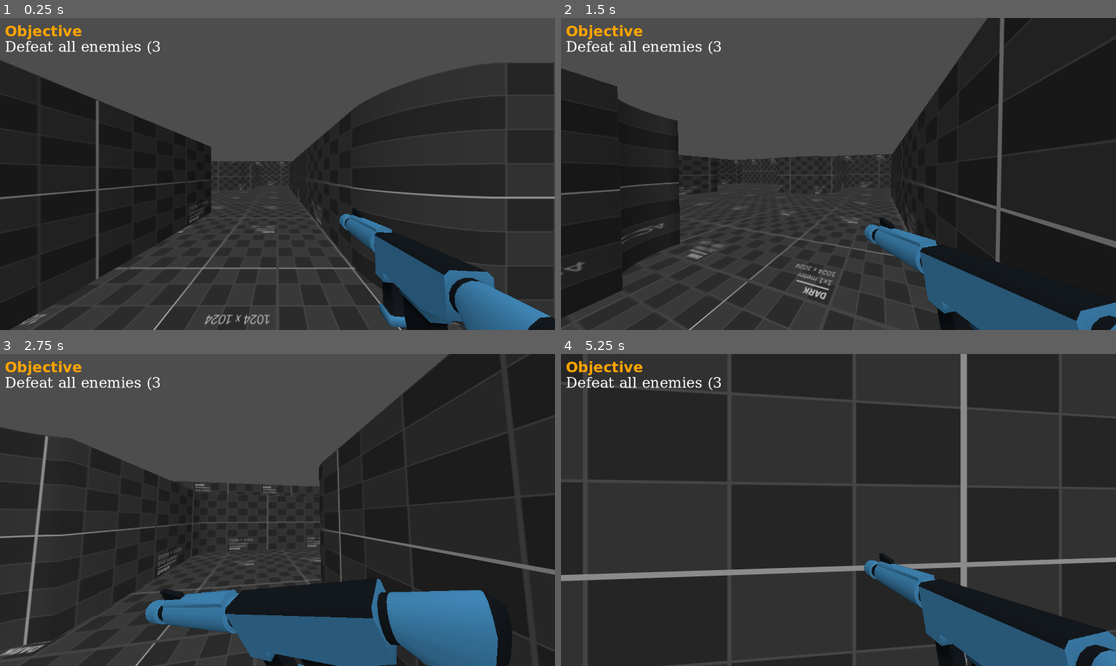
Above: before the commit, frames 1-4 (two rows, left to right).
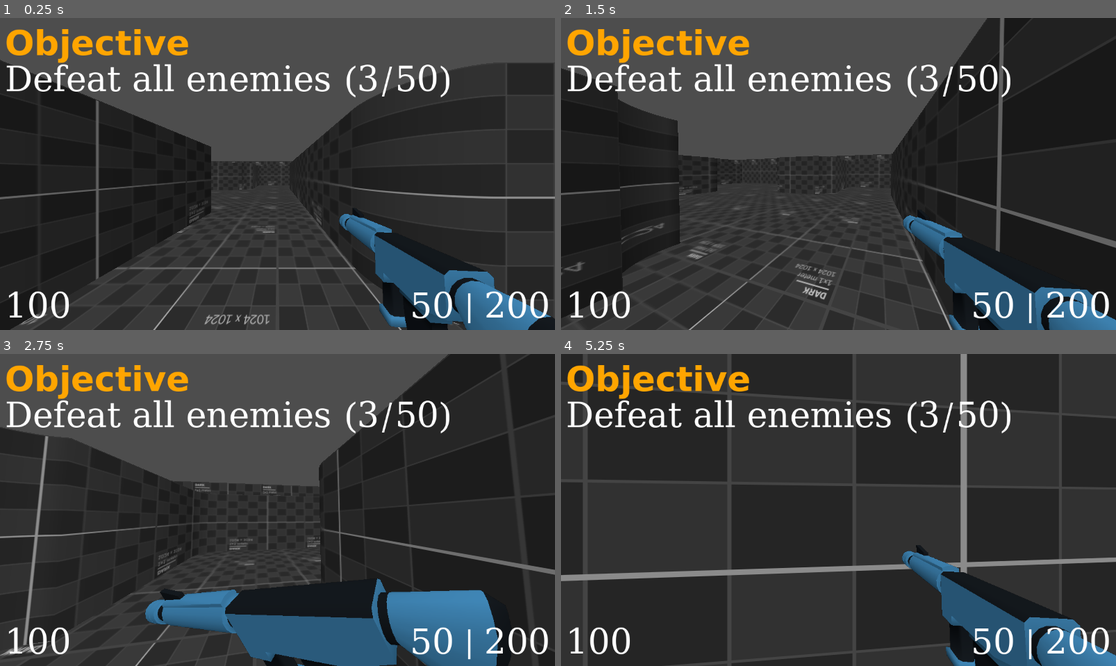
Above: after the commit, the same moments.

Repository: dairycultist/MyTinyGame
Game: Godot game, scene res://world.tscn
Two runs of this game, one before a commit and one after it. Both use one fixed random seed, a clock stepped at 60 frames per second and the inputs below.
Inputs (mouse positions are in pixels of both pictures, inside the frame that each line leads up to):
- Up to frame 1 (0.25 s): no input
- Up to frame 2 (1.5 s): tap Enter (ui_accept) at 0.5, 0.77 s; move the mouse to (866, 174) at 0.52 s; hold W (walk_up) from 0.53 s (still down); click (866, 174) at 0.67 s; move the mouse to (810, 174) at 1.27 s; click (810, 174) at 1.42 s
- Up to frame 3 (2.75 s): keep holding W (walk_up); tap Enter (ui_accept) at 1.52 s; move the mouse to (288, 503) at 2.02 s; click (288, 503) at 2.17 s
- Up to frame 4 (5.25 s): keep holding W (walk_up); move the mouse to (832, 516) at 2.77 s; click (832, 516) at 2.92 s; tap Enter (ui_accept) at 3.02, 3.77, 4.52 s; move the mouse to (877, 513) at 3.52 s; click (877, 513) at 3.67 s; move the mouse to (794, 506) at 4.27 s; click (794, 506) at 4.42 s; move the mouse to (844, 510) at 5.02 s; click (844, 510) at 5.17 s

The runs differ from the first frame. In frame 1, 4.8% of the frame differs, in the area x 0-99%, y 2-98%; in frame 2, 9.5%; in frame 3, 4.8%; in frame 4, 10%, in the area x 0-100%, y 2-100%.

Commit message:
Gun sounds

Diff:
--- a/control_theme.tres
+++ /dev/null
@@ -1,4 +0,0 @@
-[gd_resource type="SystemFont" format=3 uid="uid://dja0qi8solsqu"]
-
-[resource]
-font_names = PackedStringArray("Tw Cen MT", "Monospace")
--- /dev/null
+++ b/new_theme.tres
@@ -0,0 +1,8 @@
+[gd_resource type="Theme" load_steps=2 format=3 uid="uid://cp2y1w0do1rye"]
+
+[sub_resource type="SystemFont" id="SystemFont_j2q5q"]
+font_names = PackedStringArray("Tw Cen MT", "Monospace")
+
+[resource]
+default_font = SubResource("SystemFont_j2q5q")
+default_font_size = 72
--- a/player_controller.gd
+++ b/player_controller.gd
@@ -3,6 +3,13 @@
 @export var mouse_sensitivity := 0.3
 @export var drag := 8
 @export var accel := 50
+
+@export_group("Gun")
+@export var firerate := 12
+@export var max_clip_ammo := 50
+@export var max_reserve_ammo := 200
+
+var gunshotCooldown = 0.0
 
 func _ready() -> void:
 	Input.set_mouse_mode(Input.MOUSE_MODE_CAPTURED)
@@ -13,6 +20,15 @@
 	if (position.y < -1):
 		position = Vector3.ZERO
 		velocity = Vector3.ZERO
+
+	if gunshotCooldown < 0:
+
+		if Input.is_mouse_button_pressed(MOUSE_BUTTON_LEFT):
+			$AudioGunshot.play()
+			gunshotCooldown = 1.0 / firerate
+
+	else:
+		gunshotCooldown -= delta
 
 	# movement
 	var input_dir := Input.get_vector("walk_left", "walk_right", "walk_up", "walk_down")
--- a/rifle_animator.gd
+++ b/rifle_animator.gd
@@ -19,11 +19,11 @@
 		0.0
 	)
 
+	run_fac = lerp(run_fac, run_amount, delta * 15);
+
 	if Input.is_mouse_button_pressed(MOUSE_BUTTON_LEFT):
 		run_fac = 0.0
 		shoot_pos_offset.z = RandomNumberGenerator.new().randf_range(0.0, 0.1)
-
-	run_fac = lerp(run_fac, run_amount, delta * 15);
 
 	position = lerp(
 		SHOOT_POS + shoot_pos_offset,
--- a/world.tscn
+++ b/world.tscn
@@ -3,10 +3,11 @@
 [ext_resource type="Script" uid="uid://dviwqlr1dron" path="res://player_controller.gd" id="1_fj7yv"]
 [ext_resource type="ArrayMesh" uid="uid://ctcotpe6cih6u" path="res://rifle.obj" id="2_aqk2v"]
 [ext_resource type="ArrayMesh" uid="uid://ba6s25wymtm30" path="res://arena/arena.obj" id="2_fj7yv"]
+[ext_resource type="AudioStream" uid="uid://dyf71o0e2k60a" path="res://gunshot.wav" id="2_gbfbk"]
 [ext_resource type="Material" uid="uid://cie6t88ijg23m" path="res://arena/debug.tres" id="3_aqk2v"]
 [ext_resource type="Shader" uid="uid://bu0cy2qpwrka2" path="res://shaders/material.gdshader" id="3_tlwt5"]
 [ext_resource type="Script" uid="uid://bdrdadre31akg" path="res://rifle_animator.gd" id="6_dwbse"]
-[ext_resource type="SystemFont" uid="uid://dja0qi8solsqu" path="res://control_theme.tres" id="7_pkg7o"]
+[ext_resource type="Theme" uid="uid://cp2y1w0do1rye" path="res://new_theme.tres" id="7_pkg7o"]
 
 [sub_resource type="CapsuleShape3D" id="CapsuleShape3D_gv5m4"]
 
@@ -25,10 +26,6 @@
 shader_parameter/color = Color(0.322353, 0.675039, 0.919007, 1)
 shader_parameter/uv_scale = 1.0
 
-[sub_resource type="Theme" id="Theme_gbfbk"]
-default_font = ExtResource("7_pkg7o")
-default_font_size = 30
-
 [sub_resource type="SystemFont" id="SystemFont_pkg7o"]
 font_names = PackedStringArray("Tw Cen MT", "Monospace")
 font_weight = 700
@@ -46,6 +43,9 @@
 [node name="Camera3D" type="Camera3D" parent="Player"]
 transform = Transform3D(1, 0, 0, 0, 1, 0, 0, 0, 1, 0, 1.5, 0)
 fov = 100.0
+
+[node name="AudioGunshot" type="AudioStreamPlayer3D" parent="Player"]
+stream = ExtResource("2_gbfbk")
 
 [node name="Arena" type="StaticBody3D" parent="."]
 transform = Transform3D(1, 0, 0, 0, 1, 0, 0, 0, 1, 0.169305, 2.38419e-07, 2.16389)
@@ -87,7 +87,7 @@
 surface_material_override/1 = SubResource("ShaderMaterial_dwbse")
 script = ExtResource("6_dwbse")
 
-[node name="Control" type="Control" parent="."]
+[node name="TopLeft" type="Control" parent="."]
 layout_mode = 3
 anchors_preset = 0
 offset_left = 10.0
@@ -95,14 +95,69 @@
 offset_right = 50.0
 offset_bottom = 50.0
 
-[node name="RichTextLabel" type="RichTextLabel" parent="Control"]
+[node name="RichTextLabel" type="RichTextLabel" parent="TopLeft"]
 layout_mode = 0
-offset_right = 322.0
-offset_bottom = 81.0
-theme = SubResource("Theme_gbfbk")
+offset_right = 1059.0
+offset_bottom = 409.0
+theme = ExtResource("7_pkg7o")
 theme_override_fonts/bold_font = SubResource("SystemFont_pkg7o")
 bbcode_enabled = true
 text = "[b][color=orange]Objective[/color][/b]
 Defeat all enemies (3/50)"
 scroll_active = false
 autowrap_mode = 0
+
+[node name="BottomRight" type="Control" parent="."]
+layout_mode = 3
+anchors_preset = 3
+anchor_left = 1.0
+anchor_top = 1.0
+anchor_right = 1.0
+anchor_bottom = 1.0
+offset_left = -50.0
+offset_top = -50.0
+offset_right = -10.0
+offset_bottom = -10.0
+grow_horizontal = 0
+grow_vertical = 0
+
+[node name="RichTextLabel" type="RichTextLabel" parent="BottomRight"]
+layout_mode = 1
+anchors_preset = 3
+anchor_left = 1.0
+anchor_top = 1.0
+anchor_right = 1.0
+anchor_bottom = 1.0
+offset_left = -831.0
+offset_top = -103.0
+grow_horizontal = 0
+grow_vertical = 0
+theme = ExtResource("7_pkg7o")
+text = "50 | 200"
+scroll_active = false
+horizontal_alignment = 2
+vertical_alignment = 2
+
+[node name="BottomLeft" type="Control" parent="."]
+layout_mode = 3
+anchors_preset = 2
+anchor_top = 1.0
+anchor_bottom = 1.0
+offset_left = 10.0
+offset_top = -10.0
+offset_right = 10.0
+offset_bottom = -10.0
+grow_vertical = 0
+
+[node name="RichTextLabel" type="RichTextLabel" parent="BottomLeft"]
+layout_mode = 1
+anchors_preset = 2
+anchor_top = 1.0
+anchor_bottom = 1.0
+offset_top = -106.0
+offset_right = 185.0
+grow_vertical = 0
+theme = ExtResource("7_pkg7o")
+text = "100"
+scroll_active = false
+vertical_alignment = 2
Not shown, added: gunshot.wav.import
Not shown, added: gunshot.wav
